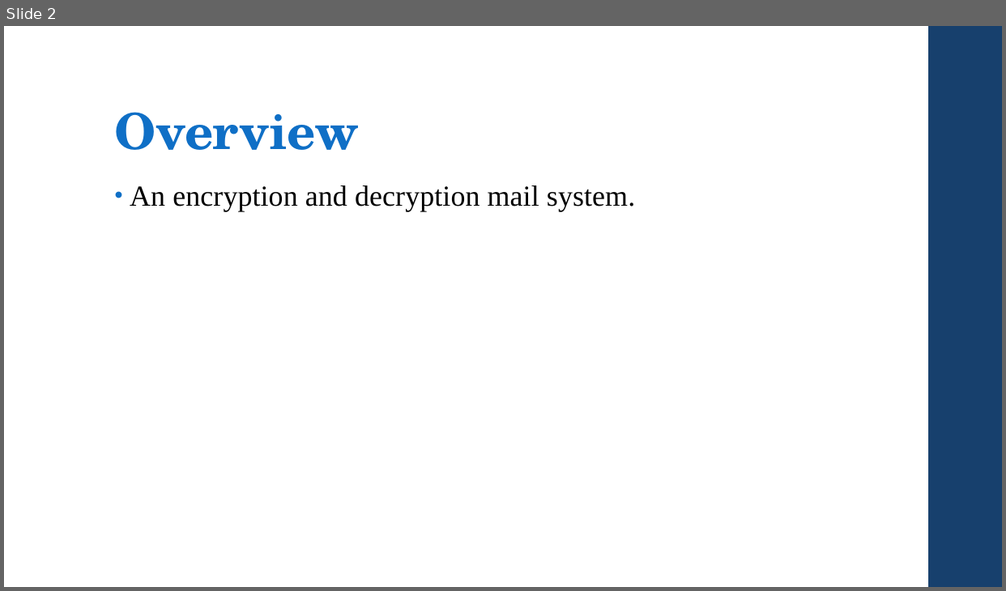
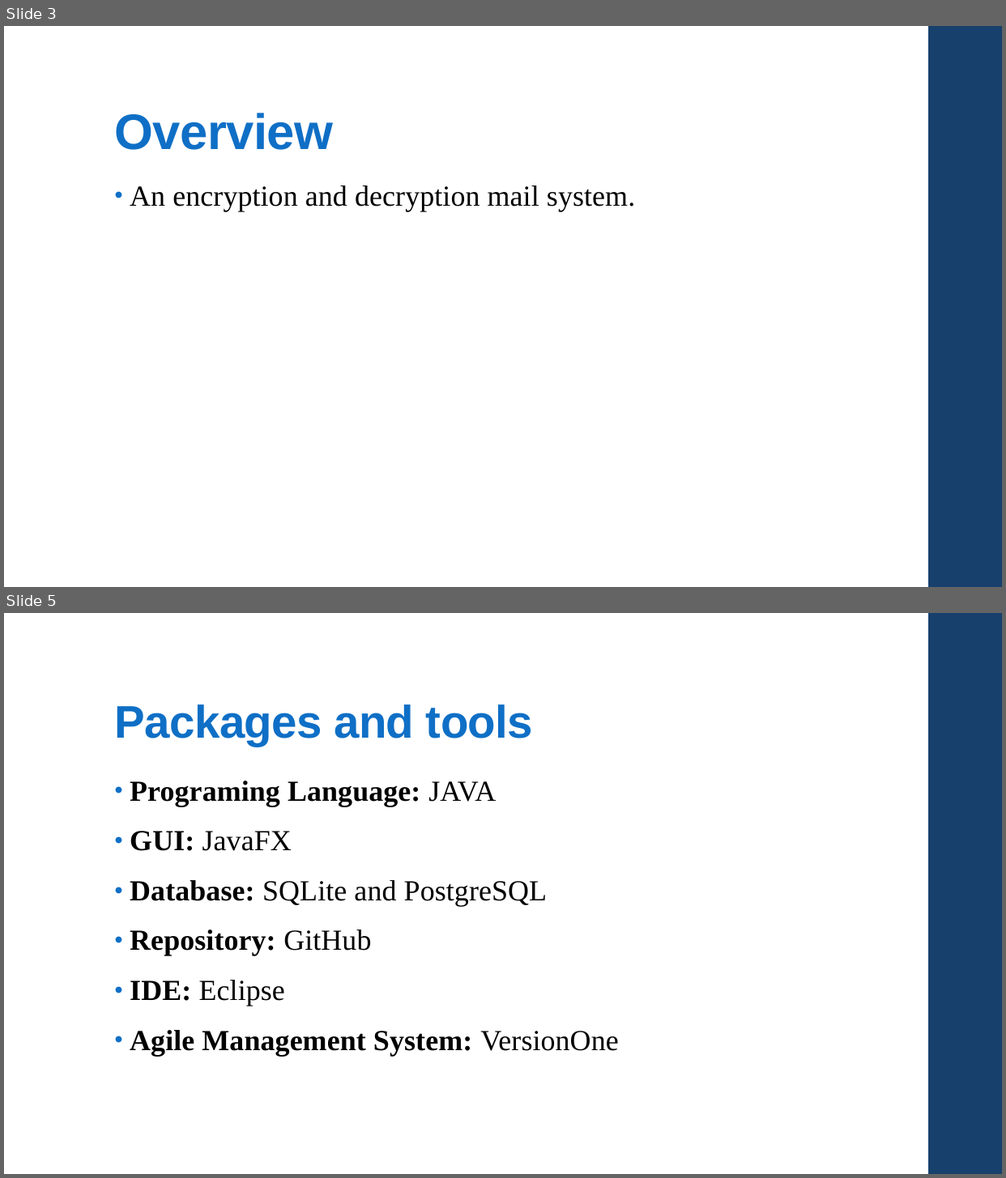
Before and after one commit to csc4350adept/csc4350, a slide deck: docs/Pres.pptx. Shown one above the other, each under a label of ours: slide 2 before the commit, slides 3 and 5 after it; the slides between them are not shown. The pictures are 1006x591 and 1006x1178 pixels, drawn with LibreOffice and Linux fonts; fonts in the diff are those of the drawing. Boxes give left, top, right and bottom in pixels: in the first picture for what was removed or moved away, otherwise in the second. Text is boxed around its words. In the diff, an @@ line names an element or a change of style, - is before the commit and + after.

```diff
--- a/docs/Pres.pptx
+++ b/docs/Pres.pptx
@@ slide 5 added at (4, 613, 1002, 1174), background #FFFFFF; not listed: 1 template element that a slide beside it also shows @@
@@ title added at (115, 705, 533, 746), 44 pt, text #0F6FC6, bold @@
+Packages and tools
@@ text added at (130, 781, 618, 1056), 28 pt, text #000000, bold @@
+• Programing Language: JAVA
+• GUI: JavaFX
+• Database: SQLite and PostgreSQL
+• Repository: GitHub
+• IDE: Eclipse
+• Agile Management System: VersionOne
@@ what was slide 2 is now slide 3 @@
@@ slide 3 changed as well @@
@@ title "Overview" at (115, 113, 333, 150): font TeX Gyre Schola to Arial @@
```
Also in this commit, not shown: 6 other slides changed, 3 other slides added, 2 slides removed.
